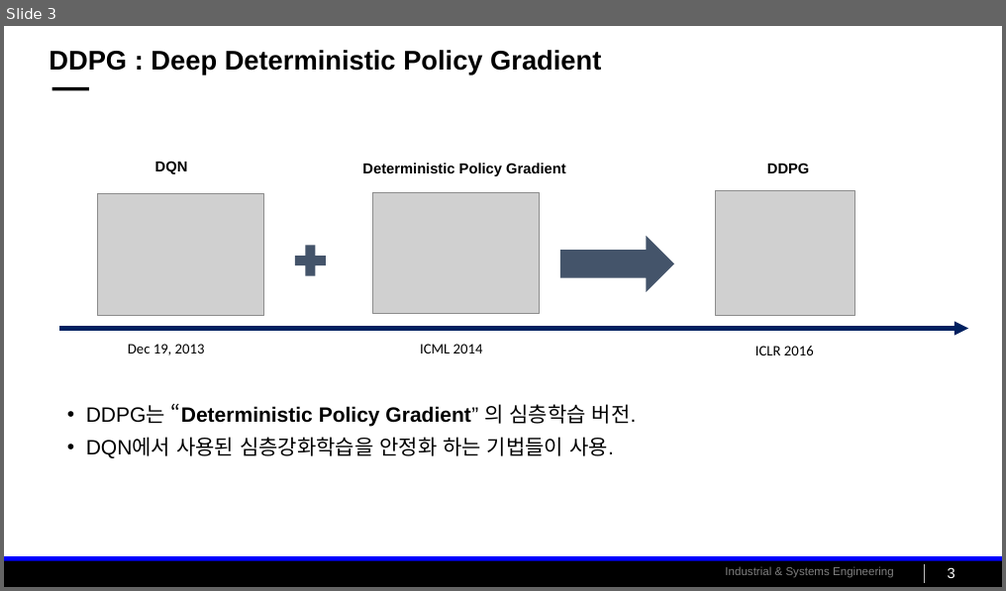
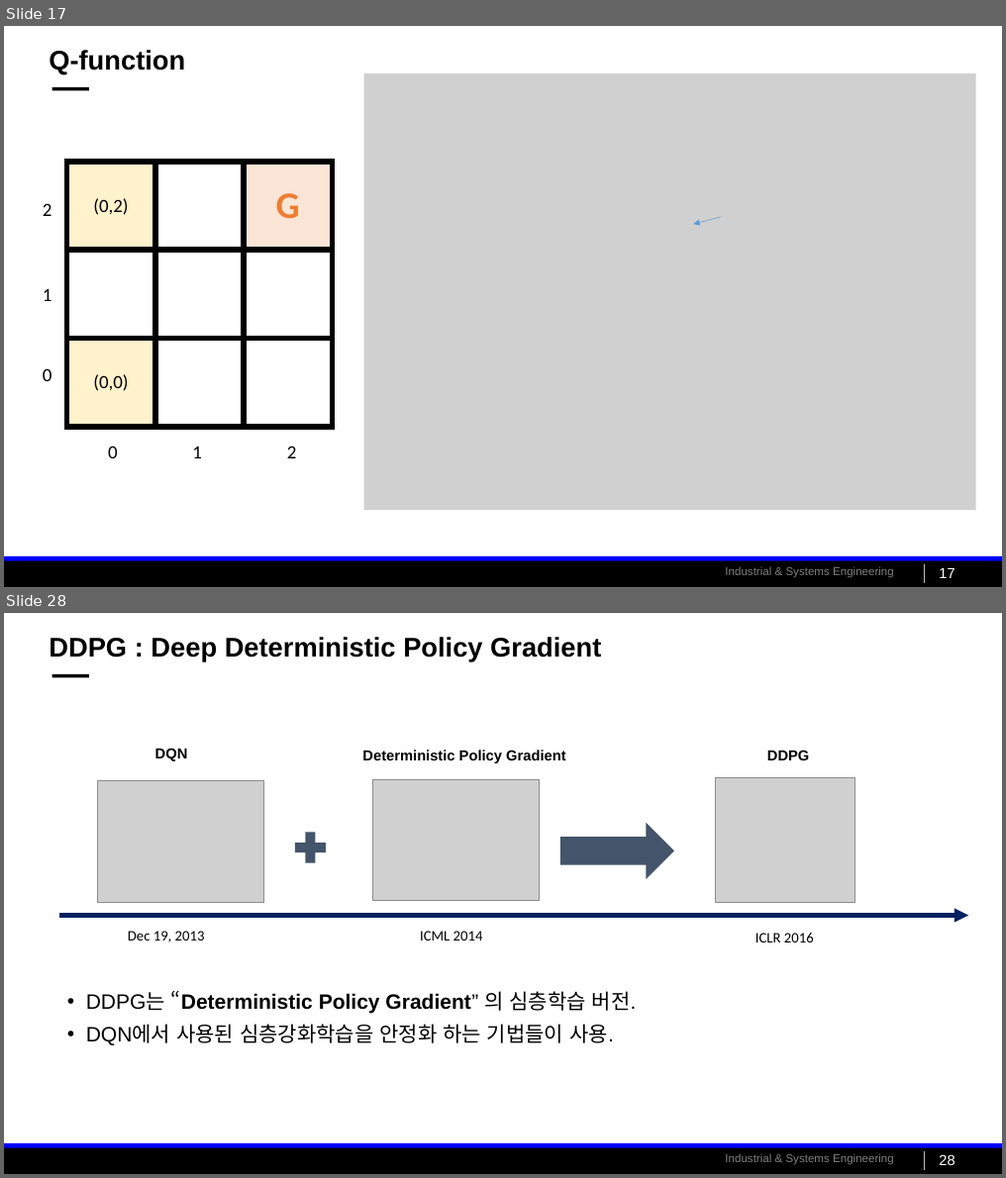
Before and after one commit to cu-rie/gym-poly-reactor-rl, a slide deck: tutorial/Project3_review.pptx. Shown one above the other, each under a label of ours: slide 3 before the commit, slides 17 and 28 after it; the slides between them are not shown. The pictures are 1006x591 and 1006x1178 pixels, drawn with LibreOffice and Linux fonts; fonts in the diff are those of the drawing; grey boxes stand for pictures; background and template pictures are left out. Boxes give left, top, right and bottom in pixels: in the first picture for what was removed or moved away, otherwise in the second. Text is boxed around its words. In the diff, an @@ line names an element or a change of style, - is before the commit and + after.

```diff
--- a/tutorial/Project3_review.pptx
+++ b/tutorial/Project3_review.pptx
@@ slide 17 added at bbox=[4, 26, 1002, 587], background #FFFFFF; not listed: 5 template elements that a slide beside it also shows @@
@@ title added at bbox=[49, 50, 185, 75], 26 pt, text #000000, bold @@
+Q-function
@@ picture added at bbox=[364, 74, 976, 510] @@
@@ table added at bbox=[67, 162, 332, 427], 3 rows, 3 columns @@
+(0,2) |  | G
+ |  | 
+(0,0) |  | 
@@ text added at bbox=[43, 203, 53, 216], 18 pt, text #000000 @@
+2
@@ picture added at bbox=[692, 187, 750, 217] @@
@@ arrow added from (721, 217) to (693, 224), #5B9BD5 0.5 pt @@
@@ text added at bbox=[43, 288, 53, 301], 18 pt, text #000000 @@
+1
@@ text added at bbox=[43, 369, 53, 381], 18 pt, text #000000 @@
+0
@@ text added at bbox=[108, 446, 118, 459], 18 pt, text #000000 @@
+0
@@ text added at bbox=[192, 447, 202, 459], 18 pt, text #000000 @@
+1
@@ text added at bbox=[287, 446, 297, 459], 18 pt, text #000000 @@
+2
@@ page number added at bbox=[939, 569, 954, 578], 14 pt, text #FFFFFF @@
+17
@@ what was slide 3 is now slide 28 @@
@@ page number at bbox=[939, 1155, 954, 1165]: text changed @@
-3
+28
```
Also in this commit, not shown: 4 slides changed, 24 other slides added, 2 other files.
